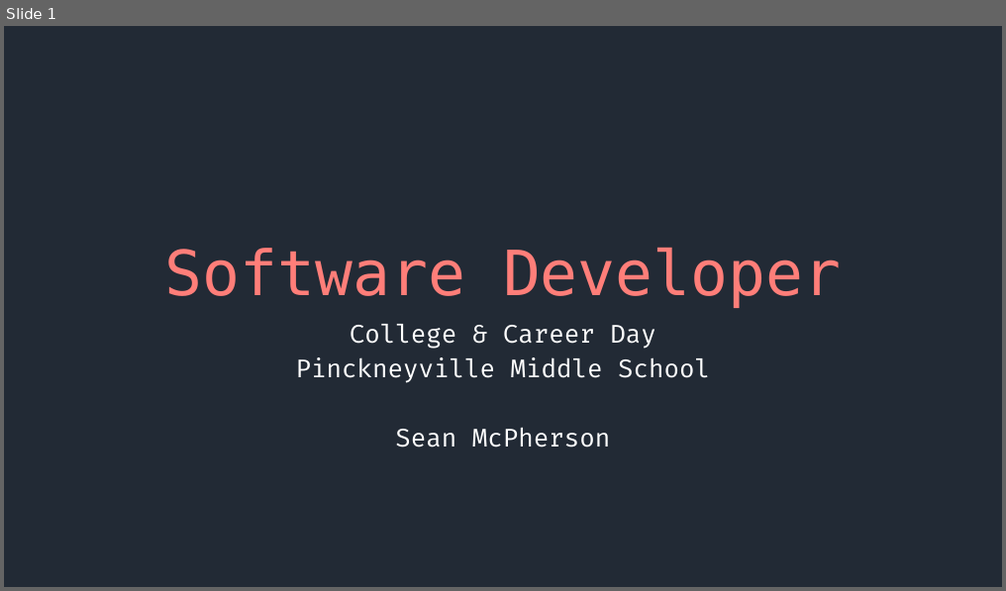
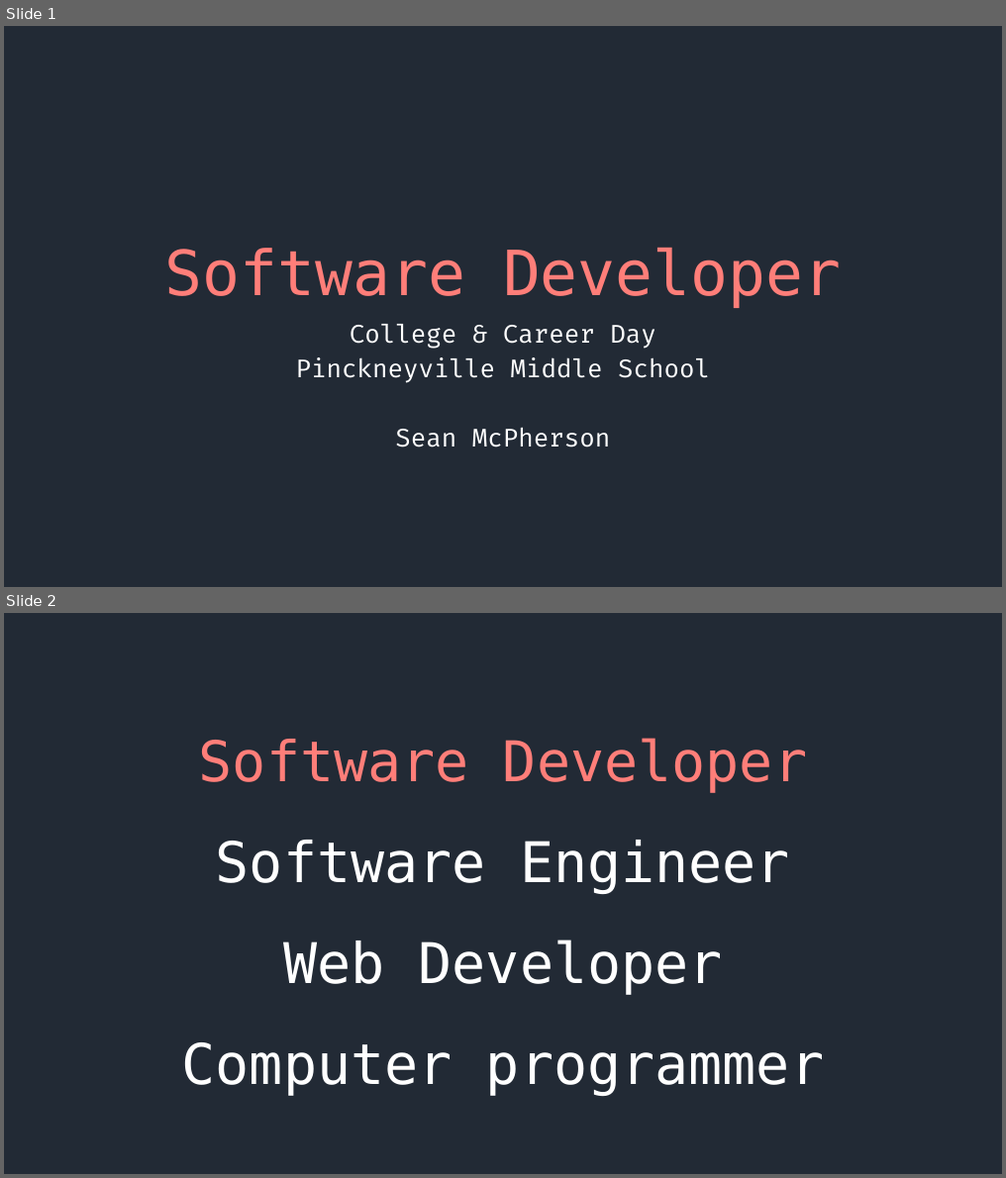
Before and after one commit to SeanMcP/college-career-day, a slide deck: presentation.pptx. Shown one above the other, each under a label of ours: slide 1 before the commit, slides 1 and 2 after it. The pictures are 1006x591 and 1006x1178 pixels, drawn with LibreOffice and Linux fonts; fonts in the diff are those of the drawing. Boxes give left, top, right and bottom in pixels: in the first picture for what was removed or moved away, otherwise in the second. Text is boxed around its words. In the diff, an @@ line names an element or a change of style, - is before the commit and + after.

Commit message:
Add presentation

```diff
--- a/presentation.pptx
+++ b/presentation.pptx
@@ slide 2 added at bbox=[4, 613, 1002, 1174], background #222A35 @@
@@ title added at bbox=[182, 738, 824, 1096], 54 pt, text #FFFFFF @@
+Software Developer
+Software Engineer
+Web Developer
+Computer programmer
```
Also in this commit, not shown: 1 other slide added, 1 other file.
